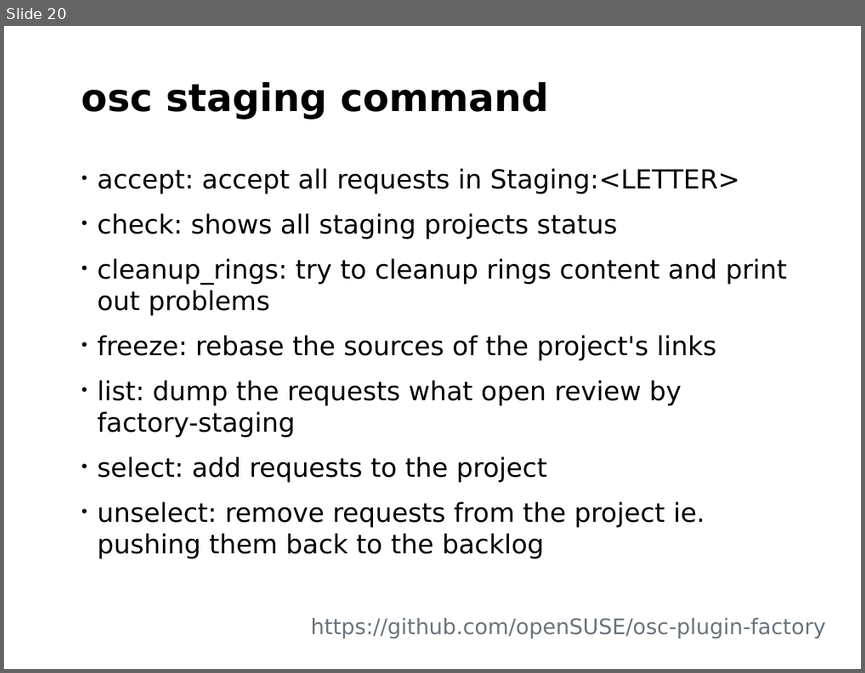
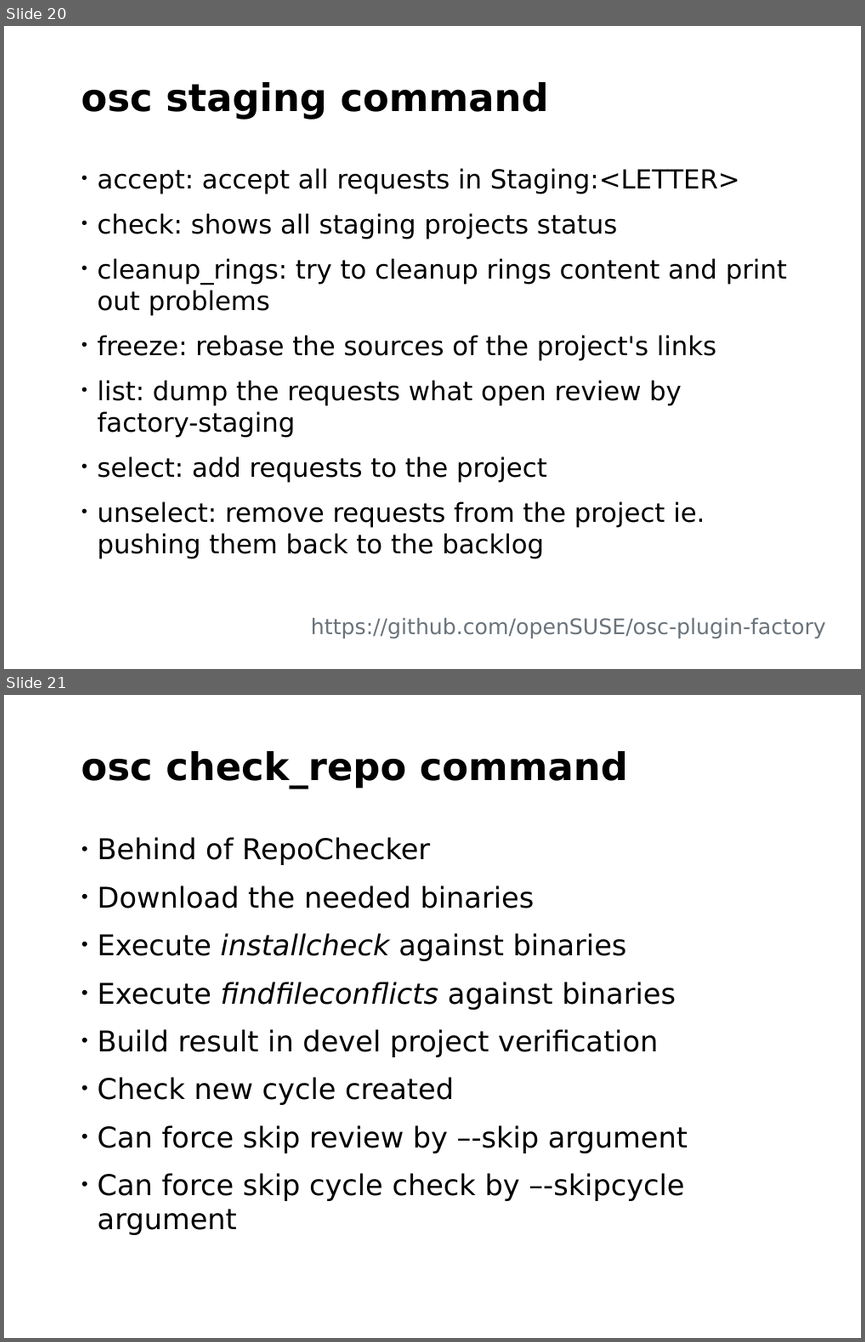
Before and after one commit to nilxam/labsconf_2015, a slide deck: labsconf_2015.odp. Shown one above the other, each under a label of ours: slide 20 before the commit, slides 20 and 21 after it. The pictures are 865x673 and 865x1342 pixels, drawn with LibreOffice and Linux fonts; fonts in the diff are those of the drawing; background and template pictures are left out. Boxes give left, top, right and bottom in pixels: in the first picture for what was removed or moved away, otherwise in the second. Text is boxed around its words. In the diff, an @@ line names an element or a change of style, - is before the commit and + after.

```diff
--- a/labsconf_2015.odp
+++ b/labsconf_2015.odp
@@ slide 21 added at <box>4,695,861,1338</box>, background #FFFFFF; not listed: 1 template element that a slide beside it also shows @@
@@ title added at <box>81,751,628,789</box>, 32 pt, text #000000, bold @@
+osc check_repo command
@@ text added at <box>98,837,687,1235</box>, 24 pt, text #000000 @@
+• Behind of RepoChecker
+• Download the needed binaries
+• Execute installcheck against binaries
+• Execute findfileconflicts against binaries
+• Build result in devel project verification
+• Check new cycle created
+• Can force skip review by –-skip argument
+• Can force skip cycle check by –-skipcycle argument
```
Also in this commit, not shown: 4 slides changed, 4 other slides added, 2 slides removed.
